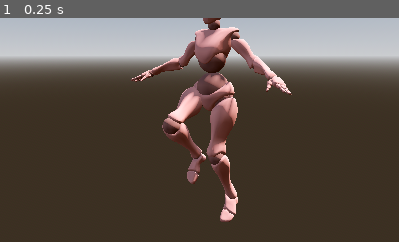
Above: before the commit, frame 1.
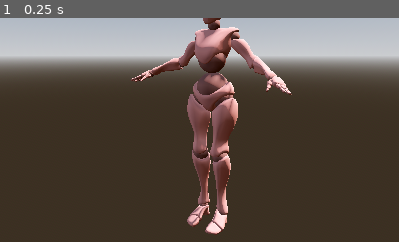
Above: after the commit, the same moment.

Repository: Chas-w/Patient-0
Game: Godot game, scene res://Scenes/Entities/IK.tscn
The game is run twice, just before and just after one commit, with the same random seed, the same clock (stepped at 60 frames per second) and the same inputs. This scene is started directly instead of the project's main scene.
Inputs:
- Up to frame 1 (0.25 s): no input
The pictures show only the part of the screen within x 30-80%, y 42-92%; the shares and areas given below are measured in that part.

The runs differ from the first frame. In frame 1, 4.6% of the frame differs, in the area x 40-60%, y 30-97%.

Commit message:
Update IK.tscn

Diff:
--- a/Scenes/Entities/IK.tscn
+++ b/Scenes/Entities/IK.tscn
@@ -234,7 +234,7 @@
 transform = Transform3D(1, 0, 0, 0, 1, 0, 0, 0, 1, 0, 0, -1.0898616)
 
 [node name="Hips" type="Marker3D" parent="IK" unique_id=566565465]
-transform = Transform3D(1, 0, 0, 0, 1, 0, 0, 0, 1, 0, 1.0534203, 0.61370564)
+transform = Transform3D(1, 0, 0, 0, 1, 0, 0, 0, 1, 0, 0.669009, 0.61370564)
 
 [node name="hips" type="Node3D" parent="IK/Hips" unique_id=1461990615]
 transform = Transform3D(1, 0, 0, 0, 1, 0, 0, 0, 1, 0, 0, -1.0015206)
@@ -263,4 +263,14 @@
 [node name="right knee" type="Node3D" parent="IK/Hips/Right Ankle/Right Knee" unique_id=1748194535]
 transform = Transform3D(1, 0, 0, 0, 1, 0, 0, 0, 1, 0, 0, -0.36272472)
 
+[node name="Step Checker Left" type="Marker3D" parent="." unique_id=768169618]
+transform = Transform3D(1, 0, 0, 0, 1, 0, 0, 0, 1, 0.092, 0.167, 0.246)
+
+[node name="RayCast3D" type="RayCast3D" parent="Step Checker Left" unique_id=1754296845]
+
+[node name="Step Checker Right" type="Marker3D" parent="." unique_id=1410333930]
+transform = Transform3D(1, 0, 0, 0, 1, 0, 0, 0, 1, -0.092, 0.167, 0.246)
+
+[node name="RayCast3D" type="RayCast3D" parent="Step Checker Right" unique_id=2093127088]
+
 [editable path="IK/Torso/X Bot"]
